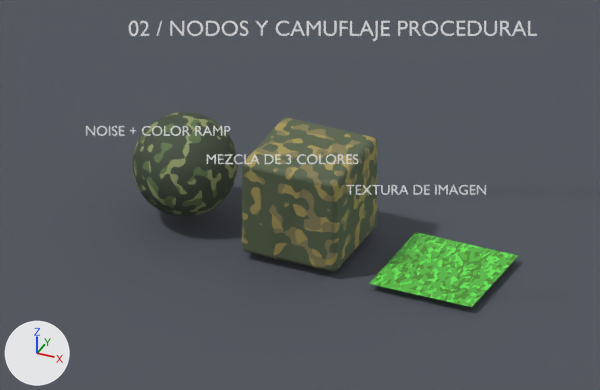
What one commit did to the Blender file entrega/02_camuflaje.blend.
Both versions are drawn from the file's camera 'Cámara entrega'. Every picture has the same lights, and +X, +Y and +Z are marked at lower left. The first picture is the older version.

In view in the first picture: 'Cubo - patrón de camuflaje alterno', 'Esfera - ruido con rampa constante', 'Etiqueta - 02 / NODOS Y CAMUFLAJE PROCEDURAL', 'Etiqueta - MEZCLA DE 3 COLORES', 'Etiqueta - NOISE + COLOR RAMP', 'Etiqueta - TEXTURA DE IMAGEN', 'Plano - CamoTexture original', 'Plataforma de estudio'.
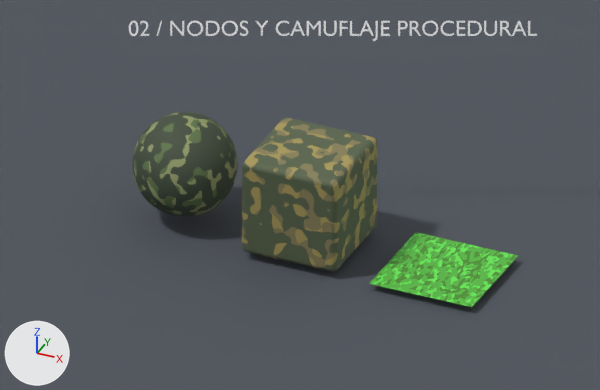
Pixel boxes [x1, y1, x2, y2] of what changed, in the pictures (600 x 390 px):
'Etiqueta - 02 / NODOS Y CAMUFLAJE PROCEDURAL', text changed
    both: [129, 21, 537, 41]
'Etiqueta - MEZCLA DE 3 COLORES', deleted
    before: [207, 154, 359, 164]
'Etiqueta - TEXTURA DE IMAGEN', deleted
    before: [346, 185, 486, 195]
'Etiqueta - NOISE + COLOR RAMP', deleted
    before: [86, 126, 230, 136]

Edits to the bpy script that builds the scene:
```text
Remove ob_etiqueta___mezcla_de_3_colores:
    ob_etiqueta___mezcla_de_3_colores = bpy.data.objects.new('Etiqueta - MEZCLA DE 3 COLORES', txt_texto_001)
    ob_etiqueta___mezcla_de_3_colores.location = (0.2, -1.25, 2.48)
    ob_etiqueta___mezcla_de_3_colores.rotation_euler = (1.046, 0.0, 0.427)  # degrees (60, 0, 24)
Remove ob_etiqueta___noise___color_ramp:
    ob_etiqueta___noise___color_ramp = bpy.data.objects.new('Etiqueta - NOISE + COLOR RAMP', txt_texto)
    ob_etiqueta___noise___color_ramp.location = (-2.4, -1.25, 2.48)
    ob_etiqueta___noise___color_ramp.rotation_euler = (1.046, 0.0, 0.427)  # degrees (60, 0, 24)
Remove ob_etiqueta___textura_de_imagen:
    ob_etiqueta___textura_de_imagen = bpy.data.objects.new('Etiqueta - TEXTURA DE IMAGEN', txt_texto_002)
    ob_etiqueta___textura_de_imagen.location = (3.0, -1.25, 2.48)
    ob_etiqueta___textura_de_imagen.rotation_euler = (1.046, 0.0, 0.427)  # degrees (60, 0, 24)
```
